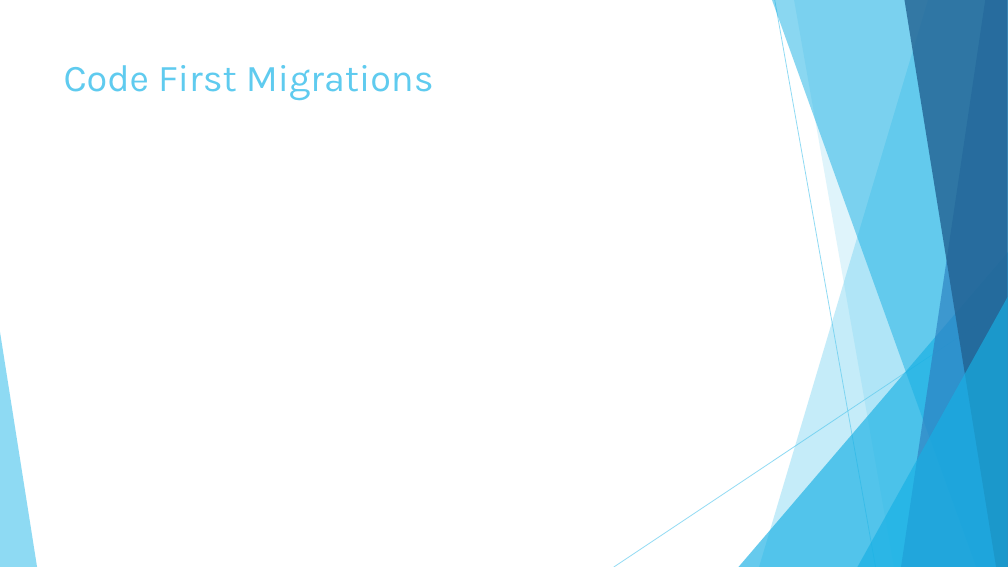
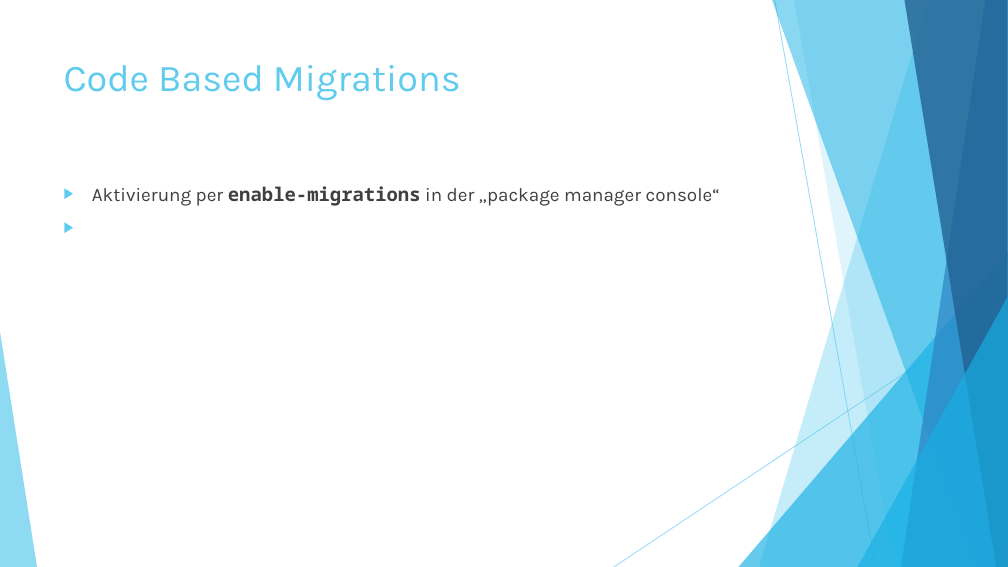
Before and after one commit to ChrisMuellersCode/EFMigrations, a slide deck: slide 7 of ppt/Entity Framework Migrations.pptx. Drawn at 1008x567 pixels with LibreOffice and Linux fonts; fonts in the diff are those of the drawing. Boxes give left, top, right and bottom in pixels: in the first picture for what was removed or moved away, otherwise in the second. Text is boxed around its words. In the diff, an @@ line names an element or a change of style, - is before the commit and + after.

Commit message:
After code-based migrations have been activated

```diff
--- a/ppt/Entity Framework Migrations.pptx
+++ b/ppt/Entity Framework Migrations.pptx
@@ title at (x1=64, y1=65, x2=461, y2=101): text changed @@
-Code First Migrations
+Code Based Migrations
@@ text added at (x1=92, y1=186, x2=720, y2=206), 18 pt, text #404040 @@
+▶ Aktivierung per enable-migrations in der „package manager console“
```
Also in this commit, not shown: 3 other slides changed, 5 other files.
